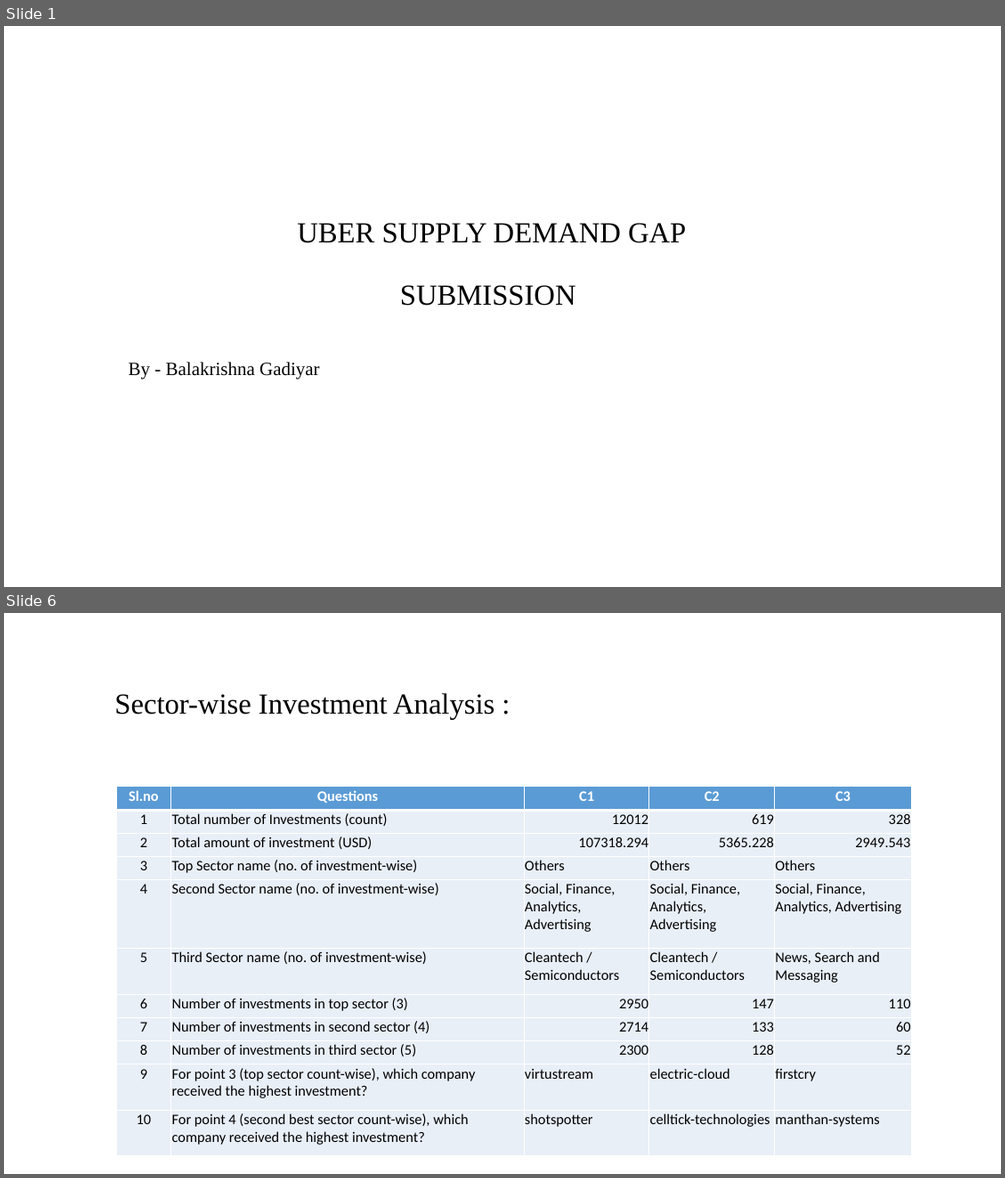
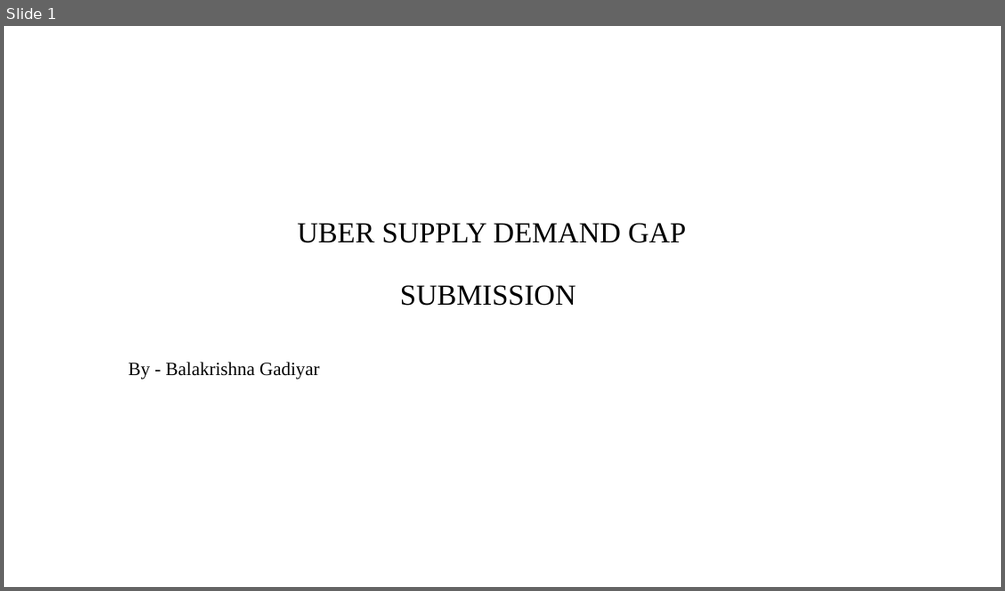
Before and after one commit to gladiatorlearns/PGDDS, a slide deck: Statistics and Exploratory Data Analytics/Uber Assignment/Uber Supply Demand Gap.pptx. Shown one above the other, each under a label of ours: slides 1 and 6 before the commit, slide 1 after it; the slides between them are not shown. The pictures are 1005x1178 and 1005x591 pixels, drawn with LibreOffice and Linux fonts; fonts in the diff are those of the drawing; background and template pictures are left out. Boxes give left, top, right and bottom in pixels: in the first picture for what was removed or moved away, otherwise in the second. Text is boxed around its words. In the diff, an @@ line names an element or a change of style, - is before the commit and + after.

```diff
--- a/Statistics and Exploratory Data Analytics/Uber Assignment/Uber Supply Demand Gap.pptx
+++ b/Statistics and Exploratory Data Analytics/Uber Assignment/Uber Supply Demand Gap.pptx
@@ slide 6 removed at (x1=4, y1=613, x2=1001, y2=1174), background #FFFFFF @@
@@ title removed at (x1=114, y1=693, x2=494, y2=719) @@
-Sector-wise Investment Analysis :
@@ table removed at (x1=116, y1=787, x2=913, y2=1156), 11 rows, 5 columns @@
-Sl.no | Questions | C1 | C2 | C3
-1 | Total number of Investments (count) | 12012 | 619 | 328
-2 | Total amount of investment (USD) | 107318.294 | 5365.228 | 2949.543
-3 | Top Sector name (no. of investment-wise) | Others | Others | Others
-4 | Second Sector name (no. of investment-wise) | Social, Finance, Analytics, Advertising | Social, Finance, Analytics, Advertising | Social, Finance, Analytics, Advertising
-5 | Third Sector name (no. of investment-wise) | Cleantech / Semiconductors | Cleantech / Semiconductors | News, Search and Messaging
-6 | Number of investments in top sector (3) | 2950 | 147 | 110
-7 | Number of investments in second sector (4) | 2714 | 133 | 60
-8 | Number of investments in third sector (5) | 2300 | 128 | 52
-9 | For point 3 (top sector count-wise), which company received the highest investment? | virtustream | electric-cloud | firstcry
-10 | For point 4 (second best sector count-wise), which company received the highest investment? | shotspotter | celltick-technologies | manthan-systems
```
Also in this commit, not shown: 7 slides added, 8 other slides removed, 4 other files.
